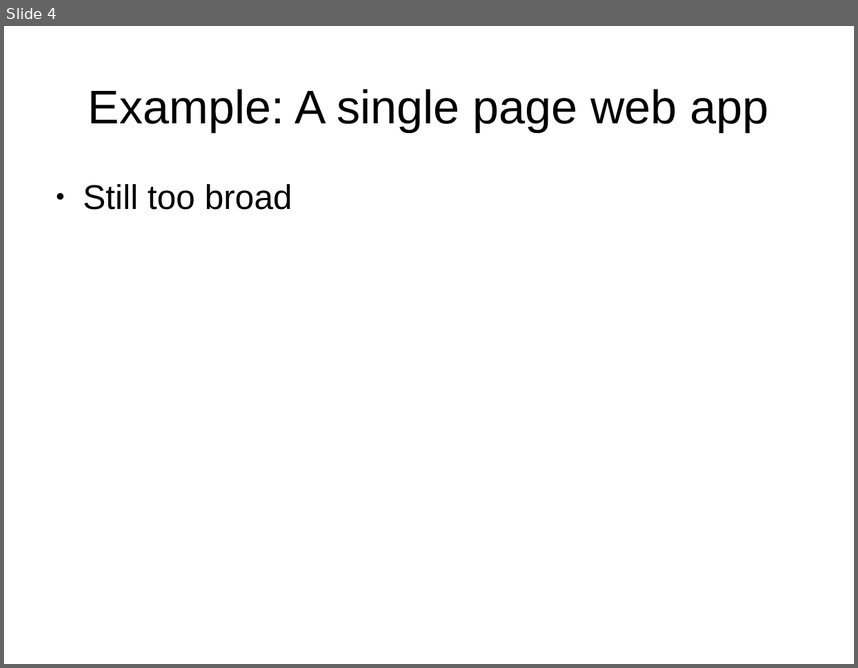
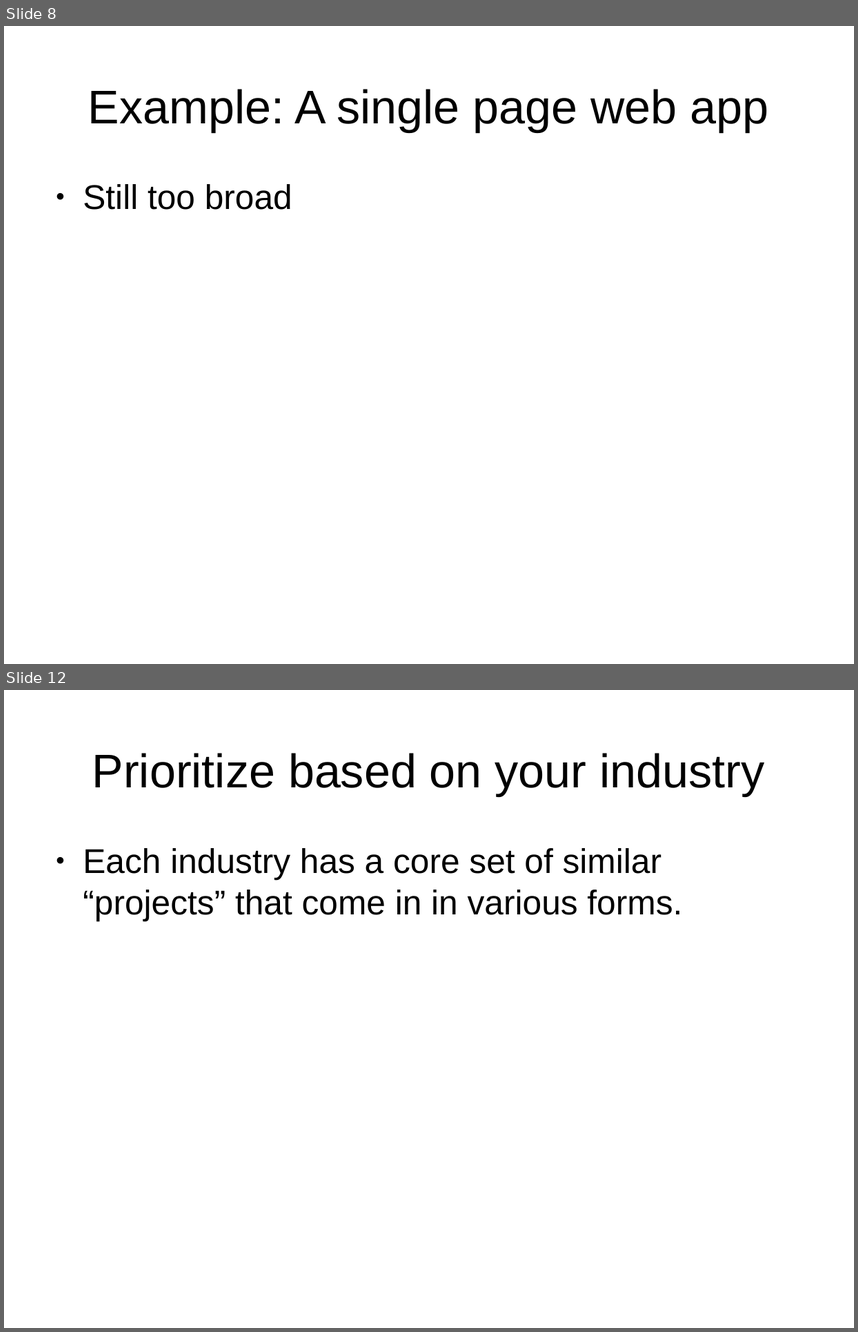
Before and after one commit to shuttle1987/CompCon2016, a slide deck: Slides.odp. Shown one above the other, each under a label of ours: slide 4 before the commit, slides 8 and 12 after it; the slides between them are not shown. The pictures are 858x668 and 858x1332 pixels, drawn with LibreOffice and Linux fonts; fonts in the diff are those of the drawing. Boxes give left, top, right and bottom in pixels: in the first picture for what was removed or moved away, otherwise in the second. Text is boxed around its words. In the diff, an @@ line names an element or a change of style, - is before the commit and + after.

```diff
--- a/Slides.odp
+++ b/Slides.odp
@@ slide 12 added at (4, 690, 854, 1328), background #FFFFFF @@
@@ title added at (92, 753, 765, 796), 44 pt, text #000000 @@
+Prioritize based on your industry
@@ text added at (83, 848, 682, 921), 32 pt, text #000000 @@
+● Each industry has a core set of similar “projects” that come in in various forms.
@@ what was slide 4 is now slide 8 @@
```
Also in this commit, not shown: 3 slides changed, 7 other slides added.
